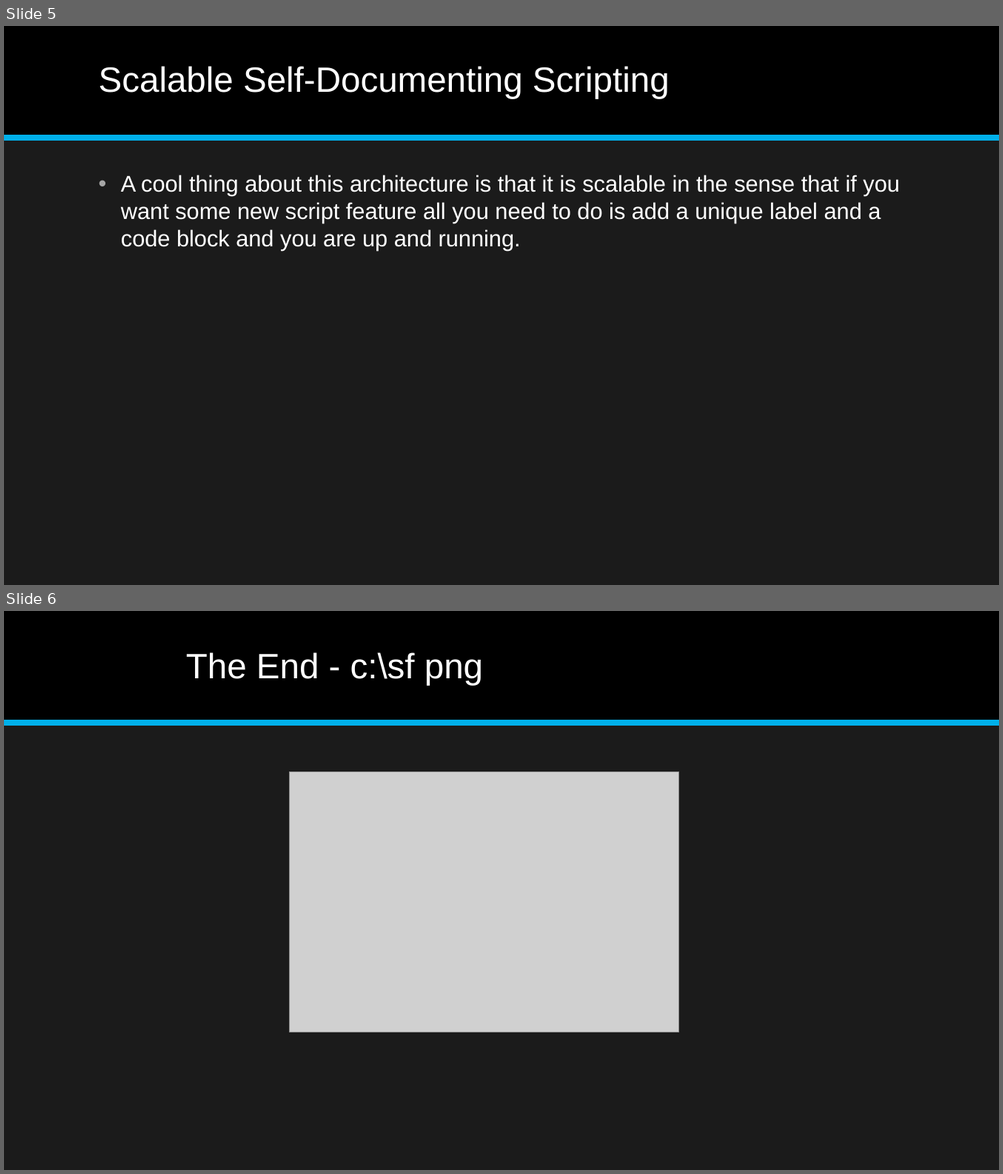
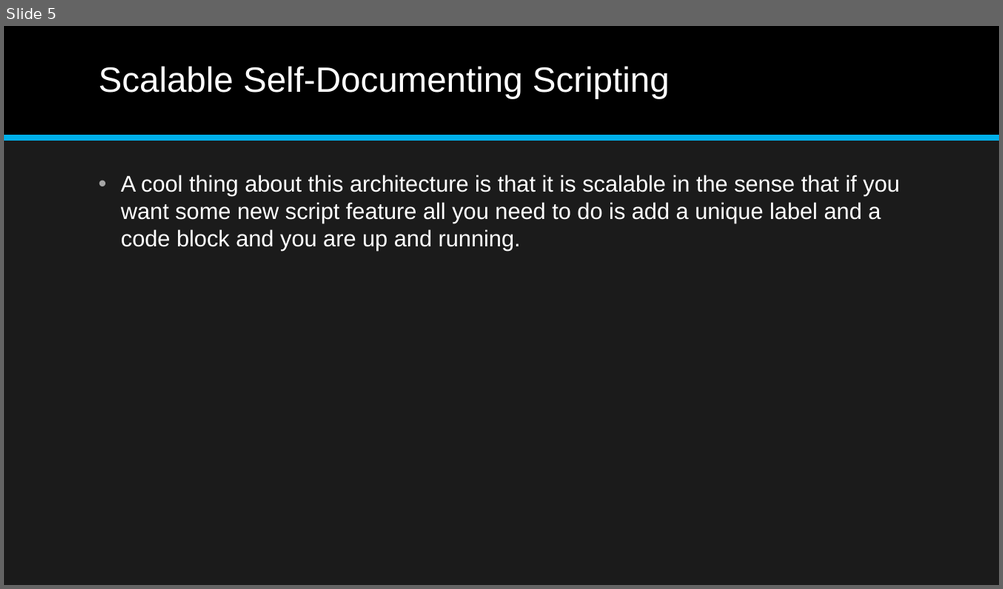
Before and after one commit to jonathan-r-jones/Composable-Batch-Files, a slide deck: Composable Batch File Helper.pptx. Shown one above the other, each under a label of ours: slides 5 and 6 before the commit, slide 5 after it. The pictures are 1003x1174 and 1003x589 pixels, drawn with LibreOffice and Linux fonts; fonts in the diff are those of the drawing; grey boxes stand for pictures. Boxes give left, top, right and bottom in pixels: in the first picture for what was removed or moved away, otherwise in the second. Text is boxed around its words. In the diff, an @@ line names an element or a change of style, - is before the commit and + after.

```diff
--- a/Composable Batch File Helper.pptx
+++ b/Composable Batch File Helper.pptx
@@ slide 6 removed at bbox=[4, 611, 999, 1170], background #1B1B1B; not listed: 2 template elements that a slide beside it also shows @@
@@ title removed at bbox=[186, 652, 483, 686] @@
-The End - c:\sf png
@@ picture removed at bbox=[289, 772, 678, 1032] @@
```
Also in this commit, not shown: 1 slide changed, 2 slides added, 1 other slide removed, 4 other files.
